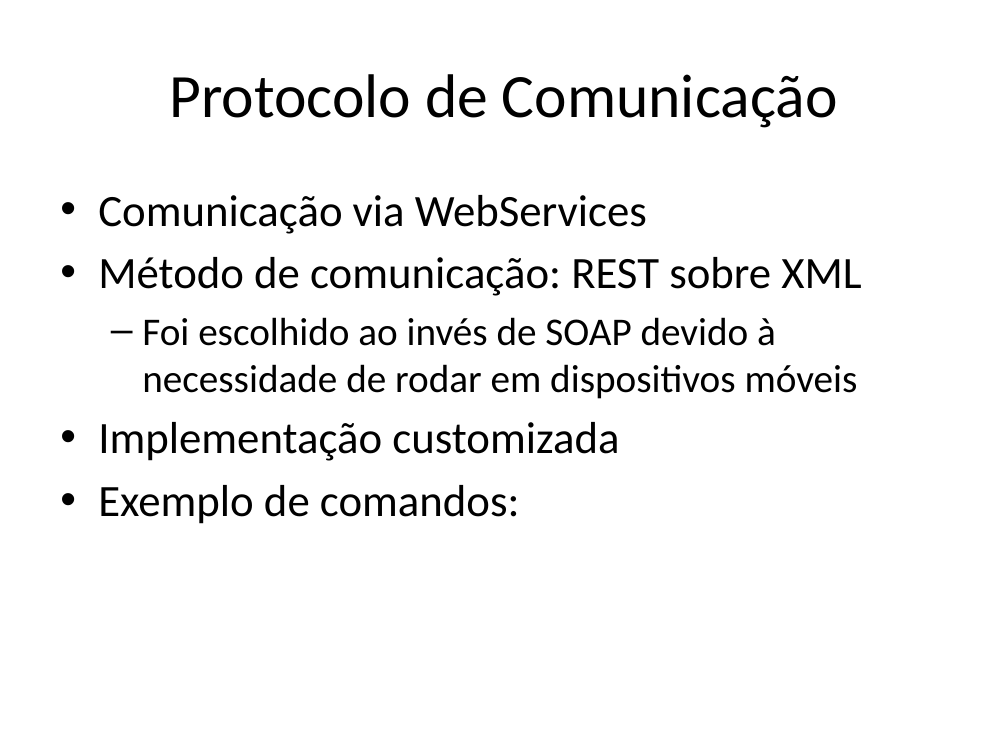
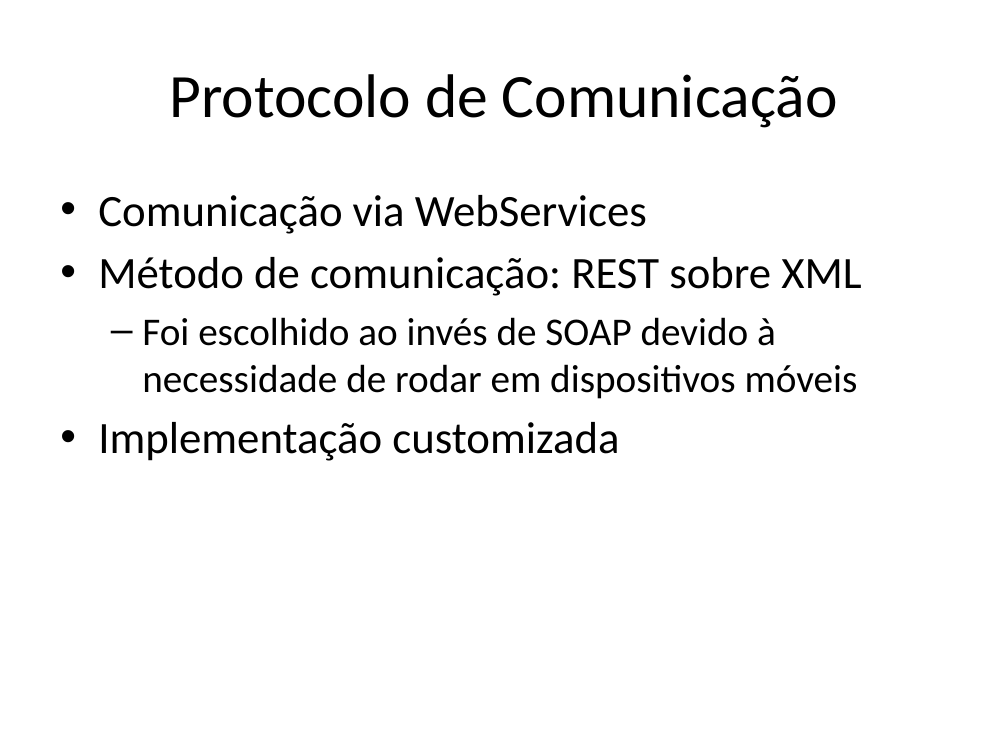
Before and after one commit to andrenho/andrenho, a slide deck: slide 14 of academia/trabalhos/UbiPerson.pptx (slide 13 before the commit). Drawn at 1008x756 pixels with LibreOffice and Linux fonts; fonts in the diff are those of the drawing. Boxes give left, top, right and bottom in pixels: in the first picture for what was removed or moved away, otherwise in the second. Text is boxed around its words. In the diff, an @@ line names an element or a change of style, - is before the commit and + after.

```diff
--- a/academia/trabalhos/UbiPerson.pptx
+++ b/academia/trabalhos/UbiPerson.pptx
@@ text at bbox=[98, 485, 520, 524]: paragraph removed @@
-• Exemplo de comandos:
```
Also in this commit, not shown: 8 other slides changed, 3 slides added, 2 slides removed, 1 other file.
